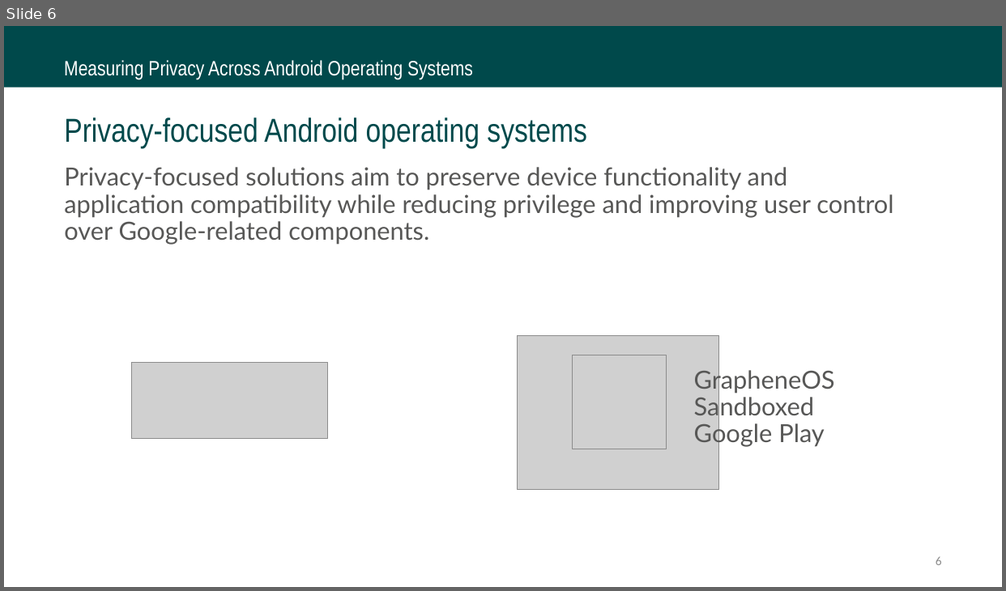
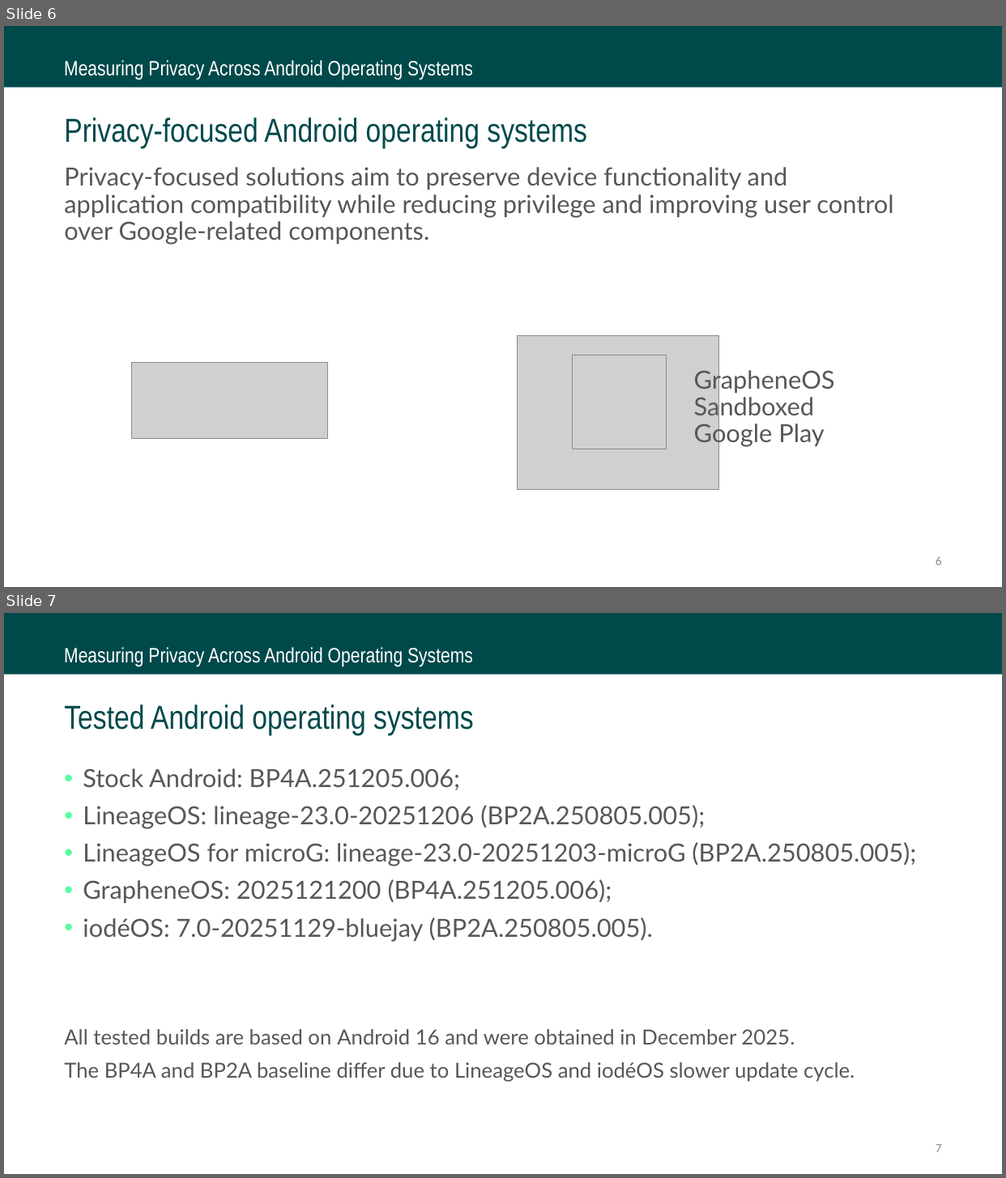
Before and after one commit to brunomircevski/android-comparison, a slide deck: presentation/what google knows.pptx. Shown one above the other, each under a label of ours: slide 6 before the commit, slides 6 and 7 after it. The pictures are 1006x591 and 1006x1178 pixels, drawn with LibreOffice and Linux fonts; fonts in the diff are those of the drawing; grey boxes stand for pictures; background and template pictures are left out. Boxes give left, top, right and bottom in pixels: in the first picture for what was removed or moved away, otherwise in the second. Text is boxed around its words. In the diff, an @@ line names an element or a change of style, - is before the commit and + after.

```diff
--- a/presentation/what google knows.pptx
+++ b/presentation/what google knows.pptx
@@ slide 7 added at (4, 613, 1002, 1174), background #FFFFFF; not listed: 2 template elements that a slide beside it also shows @@
@@ text added at (64, 705, 473, 735), 32 pt, text #00494B @@
+Tested Android operating systems
@@ text added at (64, 769, 916, 1082), 24 pt, text #575756 @@
+• Stock Android: BP4A.251205.006;
+• LineageOS: lineage-23.0-20251206 (BP2A.250805.005);
+• LineageOS for microG: lineage-23.0-20251203-microG (BP2A.250805.005);
+• GrapheneOS: 2025121200 (BP4A.251205.006);
+• iodéOS: 7.0-20251129-bluejay (BP2A.250805.005).
+All tested builds are based on Android 16 and were obtained in December 2025.
+The BP4A and BP2A baseline differ due to LineageOS and iodéOS slower update cycle.
@@ page number added at (936, 1144, 942, 1152), 12 pt, text #8C8C8C @@
+7
```
Also in this commit, not shown: 1 other slide added.
